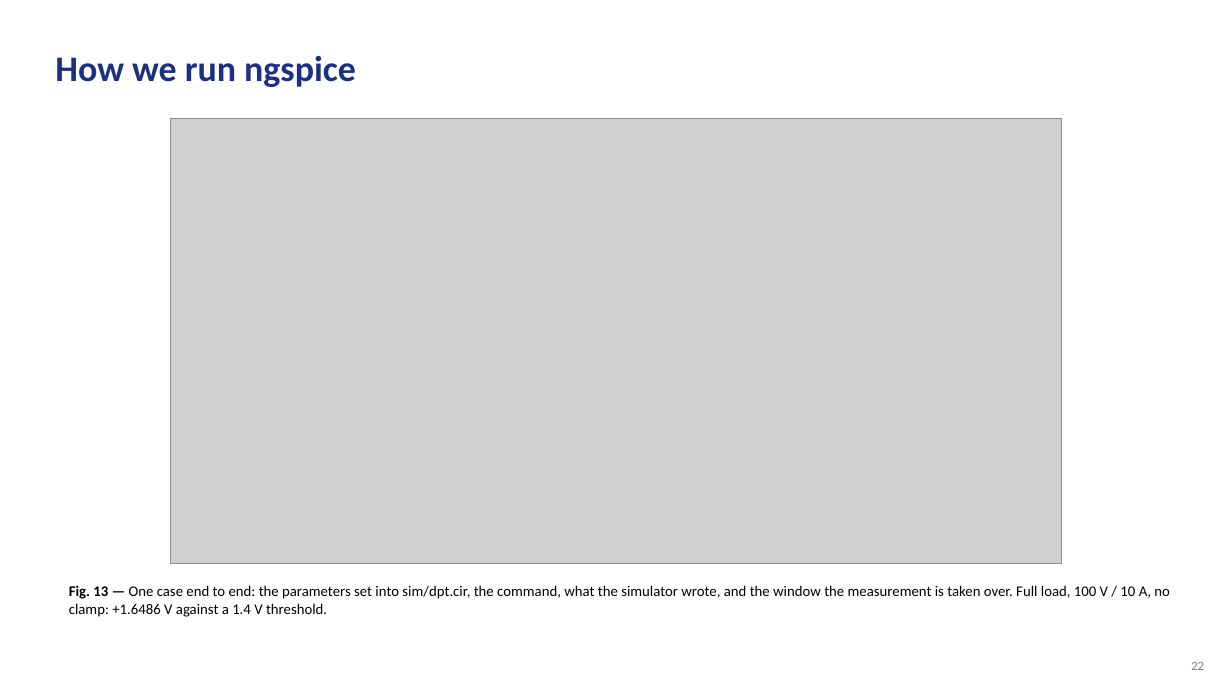
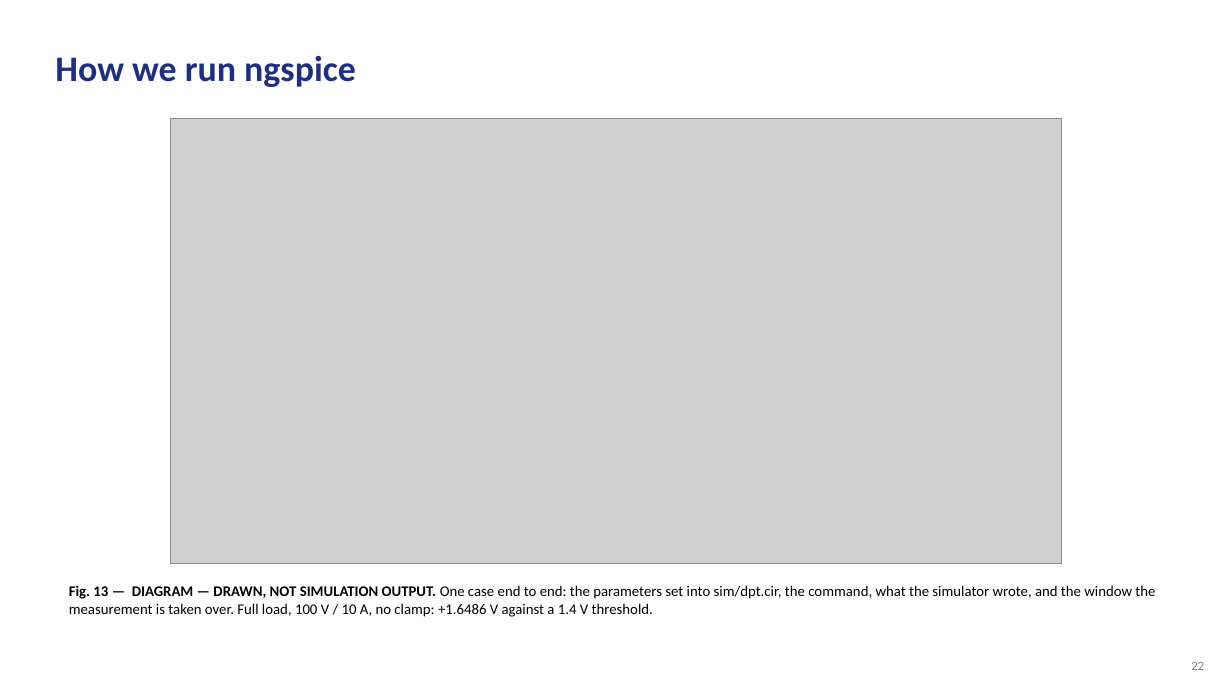
Before and after one commit to Amritha902/gan-driver, a slide deck: slide 22 of review/GaN_Review1_BACKUP.pptx. Drawn at 1232x693 pixels with LibreOffice and Linux fonts; fonts in the diff are those of the drawing; grey boxes stand for pictures. Boxes give left, top, right and bottom in pixels: in the first picture for what was removed or moved away, otherwise in the second. Text is boxed around its words. In the diff, an @@ line names an element or a change of style, - is before the commit and + after.

```diff
--- a/review/GaN_Review1_BACKUP.pptx
+++ b/review/GaN_Review1_BACKUP.pptx
@@ text at [69,585,1155,617]: text changed @@
-Fig. 13 — One case end to end: the parameters set into sim/dpt.cir, the command, what the simulator wrote, and the window the measurement is taken over. Full load, 100 V / 10 A, no clamp: +1.6486 V against a 1.4 V threshold.
+Fig. 13 — DIAGRAM — DRAWN, NOT SIMULATION OUTPUT. One case end to end: the parameters set into sim/dpt.cir, the command, what the simulator wrote, and the window the measurement is taken over. Full load, 100 V / 10 A, no clamp: +1.6486 V against a 1.4 V threshold.
```
Also in this commit, not shown: 25 other slides changed, 3 other files.
